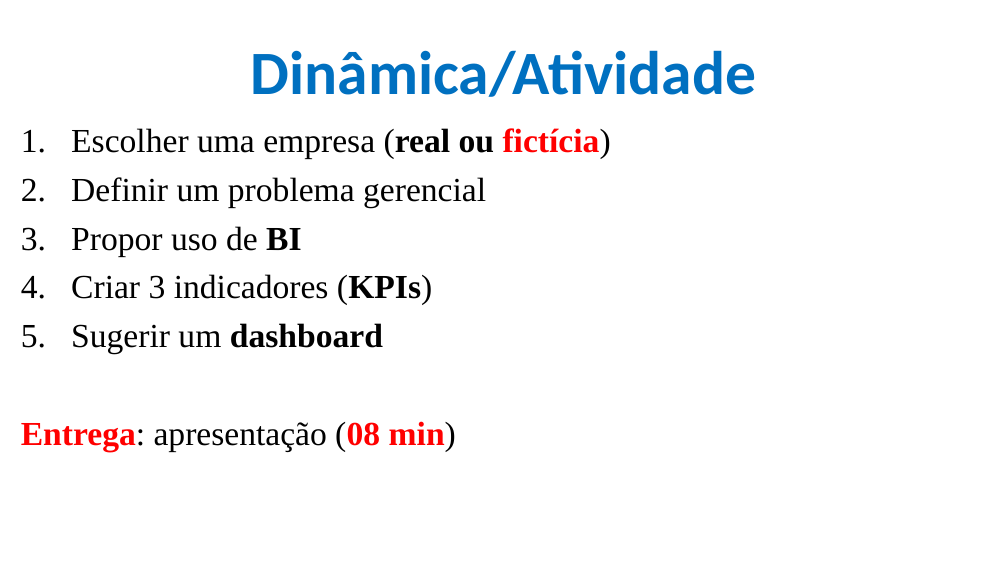
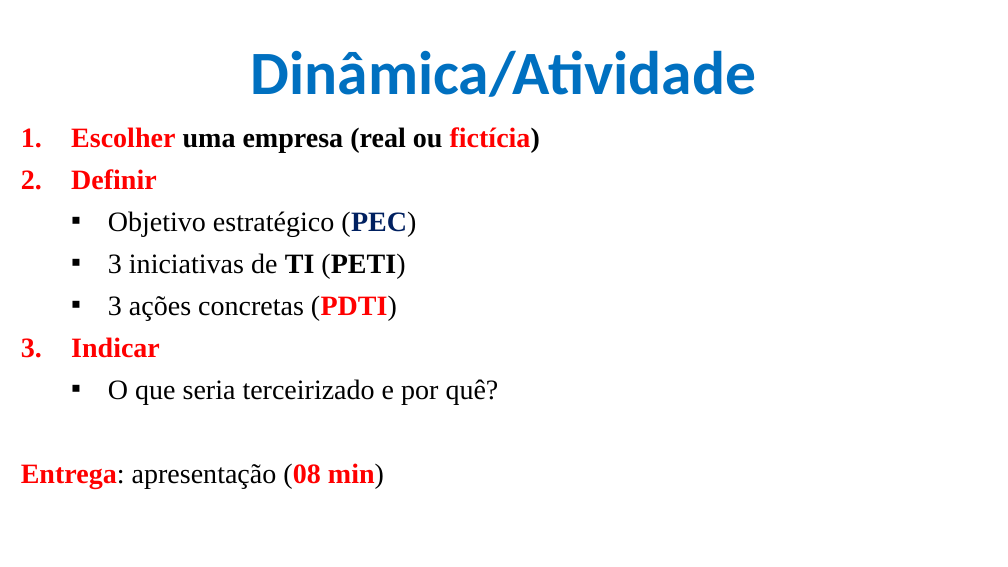
Before and after one commit to CloudEducationBrazil/GestaoInformacaoUniRuyWyden, a slide deck: slide 13 of 01 Classes/Aula5 - Gestão da Informação - PLANEJAMENTO ESTRATÉGICO DE TI (PETI) E PLANO DIRETOR DE TI (PDTI).pptx (slide 6 before the commit). Drawn at 1008x567 pixels with LibreOffice and Linux fonts; fonts in the diff are those of the drawing; background and template pictures are left out. Boxes give left, top, right and bottom in pixels: in the first picture for what was removed or moved away, otherwise in the second. Text is boxed around its words. In the diff, an @@ line names an element or a change of style, - is before the commit and + after.

```diff
--- a/01 Classes/Aula5 - Gestão da Informação - PLANEJAMENTO ESTRATÉGICO DE TI (PETI) E PLANO DIRETOR DE TI (PDTI).pptx
+++ b/01 Classes/Aula5 - Gestão da Informação - PLANEJAMENTO ESTRATÉGICO DE TI (PETI) E PLANO DIRETOR DE TI (PDTI).pptx
@@ text at (x1=21, y1=127, x2=540, y2=488): size 24 to 20 pt in "Escolher uma empresa (real ou fictícia)", "Entrega: apresentação (08 min)"; text colour #000000 to #FF0000 in "Escolher"; bold on in "Escolher uma empresa (real fictícia)" @@
@@ text at (x1=71, y1=169, x2=499, y2=404): text changed; size 24 to 20 pt @@
-2. Definir um problema gerencial
-3. Propor uso de BI
-4. Criar 3 indicadores (KPIs)
-5. Sugerir um dashboard
+2. Definir
+  ▪ Objetivo estratégico (PEC)
+  ▪ 3 iniciativas de TI (PETI)
+  ▪ 3 ações concretas (PDTI)
+3. Indicar
+  ▪ O que seria terceirizado e por quê?
```
Also in this commit, not shown: 4 other slides changed, 8 slides added, 21 other files.
